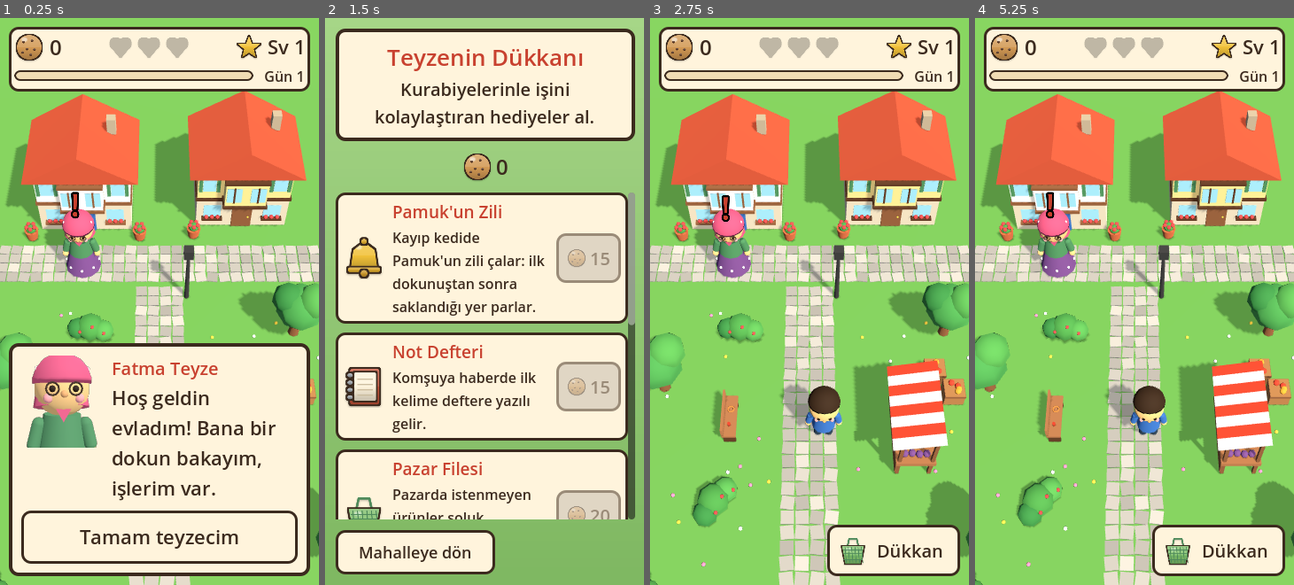
Above: before the commit, frames 1-4 (left to right).
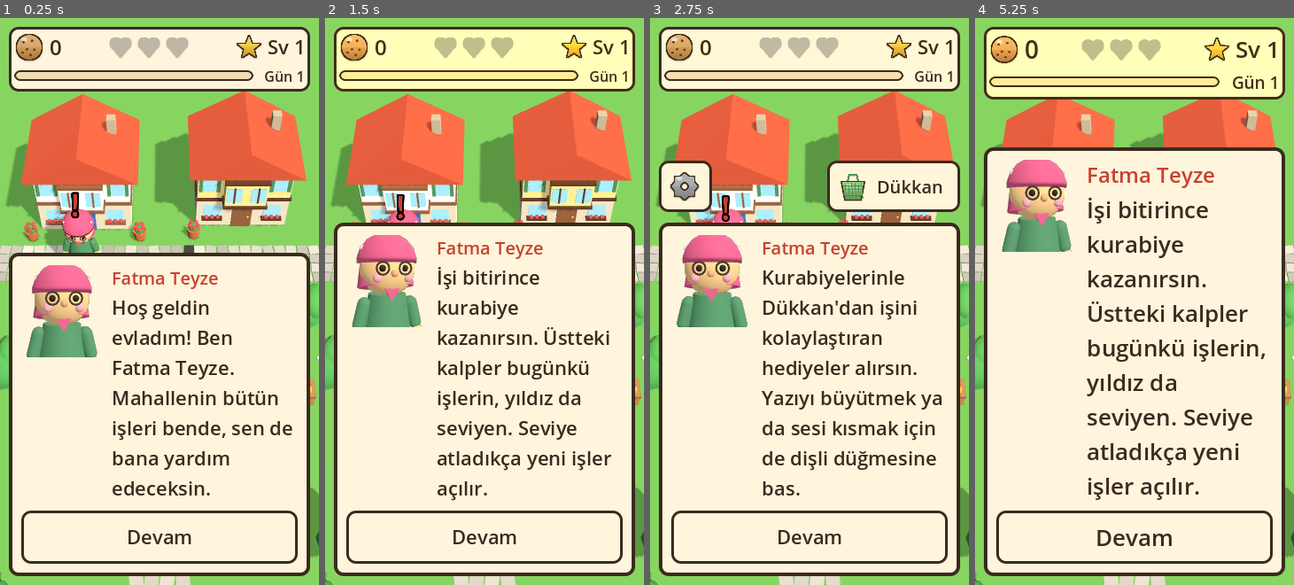
Above: after the commit, the same moments.

Repository: MaelStoorm/teyze-1
Game: Godot game, scene res://scenes/main.tscn
The game is run twice, just before and just after one commit, with the same random seed, the same clock (stepped at 60 frames per second) and the same inputs.
Inputs (mouse positions are in pixels of both pictures, inside the frame that each line leads up to):
- Up to frame 1 (0.25 s): no input
- Up to frame 2 (1.5 s): click (484, 539) at 0.5 s, where only the run before the commit has a clickable "Tamam teyzecim"; click (567, 550) at 1.25 s, where only the run before the commit has a clickable "Dükkan"
- Up to frame 3 (2.75 s): click (739, 550) at 2 s, where only the run before the commit has a clickable "Mahalleye dön"
- Up to frame 4 (5.25 s): click (1010, 188) at 2.77 s; click (1236, 125) at 3.5 s, where only the run after the commit has a clickable "Büyük"; click (1134, 539) at 4.25 s, where only the run after the commit has a clickable "Devam"; click (1134, 545) at 5 s, where only the run after the commit has a clickable "Devam"

The runs differ from the first frame. In frame 1, 21% of the frame differs, in the area x 2-98%, y 41-94%; in frame 2, 67%; in frame 3, 58%; in frame 4, 76%, in the area x 2-98%, y 2-99%.

Commit message:
İlk açılış rehberi ve ayarlar ekranı
- İlk açılışta Fatma Teyze 5 adımda oyunu anlatıyor, üst bilgi ve alt
  düğmeleri sırası gelince parlatıyor. Ayarlardan tekrar izlenebilir.
- Ayarlar: yazı boyutu (Normal/Büyük), ses efektleri, müzik, oyunu sıfırla
  (iki dokunuşla onay). Ayarlar kayda yazılıyor.
- Alt çubukta dişli (ayarlar) ve Dükkan düğmeleri.

Diff:
--- a/scripts/game_state.gd
+++ b/scripts/game_state.gd
@@ -26,6 +26,8 @@
 var errands_date := ""
 ## Kaç gündür üst üste gelindi.
 var streak := 0
+## Oyuncu ayarları: yazı boyutu çarpanı, ses, müzik, rehber görüldü mü.
+var settings := {"text": 1.0, "sound": true, "music": true, "tutorial": false}
 ## Henüz gösterilmemiş günlük hediye (kurabiye). Ana ekran gösterip sıfırlar.
 var daily_gift := 0
 
@@ -38,6 +40,11 @@
 		streak = 1
 		save_game()
 	check_new_day()
+
+
+func set_setting(key: String, value) -> void:
+	settings[key] = value
+	save_game()
 
 
 # --- takvim -----------------------------------------------------------------
@@ -204,6 +211,7 @@
 	cfg.set_value("gun", "yeni", fresh_unlocks)
 	cfg.set_value("gun", "tarih", errands_date)
 	cfg.set_value("oyuncu", "seri", streak)
+	cfg.set_value("ayarlar", "hepsi", settings)
 	cfg.save(SAVE_PATH)
 
 
@@ -220,6 +228,7 @@
 	fresh_unlocks = cfg.get_value("gun", "yeni", [])
 	errands_date = cfg.get_value("gun", "tarih", "")
 	streak = cfg.get_value("oyuncu", "seri", 0)
+	settings.merge(cfg.get_value("ayarlar", "hepsi", {}), true)
 
 
 func reset() -> void:
--- a/scripts/main.gd
+++ b/scripts/main.gd
@@ -9,6 +9,7 @@
 	"altin": preload("res://scripts/minigames/altin.gd"),
 }
 const SHOP := preload("res://scripts/minigames/shop.gd")
+const SETTINGS := preload("res://scripts/minigames/settings.gd")
 const TYPE_NAMES := {"pazar": "Pazar", "haber": "Komşuya Haber", "kedi": "Kayıp Kedi", "yemek": "Yemek", "altin": "Altın Günü"}
 
 var world: Mahalle3D
@@ -17,6 +18,10 @@
 var hud_level: Label
 var hud_xp: ProgressBar
 var shop_button: Button
+var settings_button: Button
+var bottom_bar: HBoxContainer
+var hud_panel: PanelContainer
+var tutorial_step := -1
 var level_note := ""
 var hud_hearts: HBoxContainer
 var dialog: PanelContainer
@@ -28,24 +33,38 @@
 
 
 func _ready() -> void:
+	UI.text_scale = GameState.settings["text"]
 	theme = UI.make_theme()
 	_build_world()
 	overlay = UI.page(self, 10)
 	_build_hud()
 	overlay.add_child(UI.spacer())
+	bottom_bar = HBoxContainer.new()
+	bottom_bar.mouse_filter = MOUSE_FILTER_IGNORE
+	settings_button = UI.button("", _open_settings, 20)
+	settings_button.icon = UI.tex("ayar")
+	settings_button.add_theme_constant_override("icon_max_width", 34)
+	settings_button.custom_minimum_size = Vector2(60, 56)
+	bottom_bar.add_child(settings_button)
+	var gap := Control.new()
+	gap.size_flags_horizontal = SIZE_EXPAND_FILL
+	gap.mouse_filter = MOUSE_FILTER_IGNORE
+	bottom_bar.add_child(gap)
 	shop_button = UI.button("Dükkan", _open_shop, 20)
 	shop_button.icon = UI.tex("file")
 	shop_button.add_theme_constant_override("icon_max_width", 34)
 	shop_button.custom_minimum_size = Vector2(150, 56)
-	shop_button.size_flags_horizontal = SIZE_SHRINK_END
-	overlay.add_child(shop_button)
+	bottom_bar.add_child(shop_button)
+	overlay.add_child(bottom_bar)
 	_build_dialog()
 	GameState.changed.connect(_refresh)
 	GameState.leveled_up.connect(_on_level_up)
-	Sfx.set_music(true)
-	_refresh()
-	if not _show_daily_gift() and GameState.done_count == 0 and GameState.day == 1:
-		_say("Hoş geldin evladım! Bana bir dokun bakayım, işlerim var.", [["Tamam teyzecim", _close_dialog]])
+	Sfx.set_music(GameState.settings["music"])
+	_refresh()
+	if not GameState.settings["tutorial"]:
+		_tutorial(0)
+	else:
+		_show_daily_gift()
 	var shots := _arg("--shots")
 	if shots != "":
 		_screenshot_tour(shots)
@@ -63,6 +82,7 @@
 
 func _build_hud() -> void:
 	var p := PanelContainer.new()
+	hud_panel = p
 	p.add_theme_stylebox_override("panel", UI.box(UI.CREAM, UI.INK, 3, 6))
 	var h := HBoxContainer.new()
 	h.add_theme_constant_override("separation", 6)
@@ -114,7 +134,7 @@
 		hud_hearts.add_child(heart)
 	world.bubble.visible = not GameState.is_day_over() and game == null
 	world.visible = game == null
-	shop_button.visible = game == null and not dialog.visible
+	bottom_bar.visible = game == null and not dialog.visible
 
 
 # --- teyze konuşma kutusu -------------------------------------------------------
@@ -156,7 +176,7 @@
 		b.size_flags_horizontal = SIZE_EXPAND_FILL
 		dialog_buttons.add_child(b)
 	dialog.visible = true
-	shop_button.visible = false
+	bottom_bar.visible = false
 
 
 func _close_dialog() -> void:
@@ -167,7 +187,7 @@
 # --- akış ----------------------------------------------------------------------
 
 func _on_teyze() -> void:
-	if busy or game != null:
+	if busy or game != null or tutorial_step >= 0:
 		return
 	busy = true
 	Sfx.play("tap")
@@ -207,6 +227,56 @@
 	back.size_flags_horizontal = SIZE_SHRINK_BEGIN
 	game.content.add_child(back)
 	_refresh()
+
+
+func _open_settings() -> void:
+	if game != null or busy:
+		return
+	_close_dialog()
+	game = SETTINGS.new().setup({})
+	game.show_tutorial.connect(func(): _quit_game(); _tutorial(0))
+	add_child(game)
+	game.content.add_child(UI.spacer())
+	var back := UI.button("Mahalleye dön", _quit_game, 18)
+	back.custom_minimum_size = Vector2(180, 48)
+	back.size_flags_horizontal = SIZE_SHRINK_BEGIN
+	game.content.add_child(back)
+	_refresh()
+
+
+# --- ilk açılış rehberi ------------------------------------------------------
+
+const TUTORIAL := [
+	["Hoş geldin evladım! Ben Fatma Teyze. Mahallenin bütün işleri bende, sen de bana yardım edeceksin.", ""],
+	["Bana dokununca sana bir iş veririm. Her iş birkaç dakika sürer. Acele yok, istediğin an bırakıp sonra devam edebilirsin.", ""],
+	["İşi bitirince kurabiye kazanırsın. Üstteki kalpler bugünkü işlerin, yıldız da seviyen. Seviye atladıkça yeni işler açılır.", "hud"],
+	["Kurabiyelerinle Dükkan'dan işini kolaylaştıran hediyeler alırsın. Yazıyı büyütmek ya da sesi kısmak için de dişli düğmesine bas.", "bar"],
+	["Her gün uğra, her gün yeni işler ve sana bir hediye olur. Haydi, şimdi bana bir dokun bakalım!", ""],
+]
+
+
+func _tutorial(step: int) -> void:
+	tutorial_step = step
+	if step >= TUTORIAL.size():
+		tutorial_step = -1
+		GameState.set_setting("tutorial", true)
+		GameState.daily_gift = 0
+		_close_dialog()
+		return
+	var last := step == TUTORIAL.size() - 1
+	_say(TUTORIAL[step][0], [["Tamam teyzecim" if last else "Devam", _tutorial.bind(step + 1)]])
+	match TUTORIAL[step][1]:
+		"hud":
+			_pulse(hud_panel)
+		"bar":
+			bottom_bar.visible = true
+			_pulse(bottom_bar)
+
+
+func _pulse(node: Control) -> void:
+	var tw := node.create_tween().set_loops(4)
+	tw.tween_property(node, "modulate", Color(1.25, 1.15, 0.7), 0.35)
+	tw.tween_property(node, "modulate", Color.WHITE, 0.35)
 
 
 func _quit_game() -> void:
@@ -271,7 +341,9 @@
 	GameState.xp = 125
 	GameState.kurabiye = 47
 	GameState.new_day(false)
-	_close_dialog()
+	_tutorial(3)
+	await _shot(dir, "1_rehber")
+	_tutorial(TUTORIAL.size())
 	await _shot(dir, "0_mahalle")
 	_on_teyze()
 	await get_tree().create_timer(0.8).timeout
@@ -295,6 +367,13 @@
 	_open_shop()
 	await _shot(dir, "4_dukkan")
 	_quit_game()
+	_open_settings()
+	await _shot(dir, "5_ayarlar")
+	_quit_game()
+	UI.text_scale = 1.2
+	_start_game("yemek", Errands.build({"type": "yemek", "seed": 3, "level": 5}))
+	await _shot(dir, "6_buyuk_yazi")
+	_quit_game()
 	get_tree().quit()
 
 
--- /dev/null
+++ b/scripts/minigames/settings.gd
@@ -0,0 +1,63 @@
+extends Minigame
+## Ayarlar: yazı boyutu, ses, müzik, rehber, sıfırlama.
+
+signal show_tutorial
+
+var reset_button: Button
+var reset_armed := false
+
+
+func build() -> void:
+	header("Ayarlar", "")
+	hint.visible = false
+	var box := VBoxContainer.new()
+	box.add_theme_constant_override("separation", 14)
+	content.add_child(box)
+
+	box.add_child(_row("Yazı boyutu", [["Normal", 1.0], ["Büyük", 1.2]], "text",
+		func(v): GameState.set_setting("text", v); get_tree().reload_current_scene()))
+	box.add_child(_row("Ses efektleri", [["Açık", true], ["Kapalı", false]], "sound",
+		func(v): GameState.set_setting("sound", v); Sfx.sound_on = v))
+	box.add_child(_row("Müzik", [["Açık", true], ["Kapalı", false]], "music",
+		func(v): GameState.set_setting("music", v); Sfx.set_music(v)))
+
+	box.add_child(UI.button("Rehberi tekrar göster", func(): show_tutorial.emit()))
+	reset_button = UI.button("Oyunu sıfırla", _reset, 20)
+	reset_button.add_theme_color_override("font_color", UI.ACCENT)
+	box.add_child(reset_button)
+
+
+## Bir başlık ve yan yana seçenek butonları; seçili olan yeşil çerçeveli.
+func _row(title: String, options: Array, key: String, apply: Callable) -> Control:
+	var p := PanelContainer.new()
+	p.add_theme_stylebox_override("panel", UI.box(UI.CREAM, UI.INK, 3, 8))
+	var h := HBoxContainer.new()
+	h.add_theme_constant_override("separation", 8)
+	var l := UI.label(title, 20, UI.ACCENT, true)
+	l.horizontal_alignment = HORIZONTAL_ALIGNMENT_LEFT
+	h.add_child(l)
+	var buttons: Array[Button] = []
+	for opt in options:
+		var b := UI.button(opt[0], func(): pass, 18)
+		b.custom_minimum_size = Vector2(92, 52)
+		buttons.append(b)
+		h.add_child(b)
+	var mark := func():
+		for i in buttons.size():
+			var on: bool = GameState.settings[key] == options[i][1]
+			buttons[i].add_theme_stylebox_override("normal", UI.box(Color("dff0d0") if on else UI.CREAM, UI.GOOD if on else UI.INK, 4 if on else 3))
+	for i in buttons.size():
+		buttons[i].pressed.connect(func(): apply.call(options[i][1]); mark.call())
+	mark.call()
+	p.add_child(h)
+	return p
+
+
+func _reset() -> void:
+	if not reset_armed:
+		reset_armed = true
+		reset_button.text = "Emin misin? Her şey silinir"
+		return
+	GameState.reset()
+	GameState.set_setting("tutorial", false)
+	get_tree().reload_current_scene()
--- a/scripts/sfx.gd
+++ b/scripts/sfx.gd
@@ -28,6 +28,8 @@
 	music.stream = m
 	music.volume_db = -9.0
 	add_child(music)
+	sound_on = GameState.settings["sound"]
+	music_on = GameState.settings["music"]
 
 
 func play(name: String, volume_db := 0.0, pitch := 1.0) -> void:
@@ -41,6 +43,7 @@
 	p.play()
 
 
+## Ayara göre müziği başlatır ya da durdurur.
 func set_music(on: bool) -> void:
 	music_on = on
 	if on and not music.playing:
--- a/scripts/ui.gd
+++ b/scripts/ui.gd
@@ -8,6 +8,8 @@
 const GOOD := Color("4f8a5b")
 
 static var _textures := {}
+## Ayarlardan gelen yazı boyutu çarpanı (1.0 normal, 1.2 büyük).
+static var text_scale := 1.0
 
 
 static func tex(name: String) -> Texture2D:
@@ -18,7 +20,7 @@
 
 static func make_theme() -> Theme:
 	var t := Theme.new()
-	t.default_font_size = 22
+	t.default_font_size = int(22 * text_scale)
 	t.set_color("font_color", "Label", INK)
 	for state in ["font_color", "font_hover_color", "font_pressed_color", "font_focus_color"]:
 		t.set_color(state, "Button", INK)
@@ -65,7 +67,7 @@
 		l.autowrap_mode = TextServer.AUTOWRAP_WORD_SMART
 		l.size_flags_horizontal = Control.SIZE_EXPAND_FILL
 	l.horizontal_alignment = HORIZONTAL_ALIGNMENT_CENTER
-	l.add_theme_font_size_override("font_size", size)
+	l.add_theme_font_size_override("font_size", int(size * text_scale))
 	l.add_theme_color_override("font_color", color)
 	return l
 
@@ -74,7 +76,7 @@
 	var b := Button.new()
 	b.text = text
 	b.custom_minimum_size = Vector2(0, 60)
-	b.add_theme_font_size_override("font_size", size)
+	b.add_theme_font_size_override("font_size", int(size * text_scale))
 	b.pressed.connect(func(): Sfx.play("tap", -4.0))
 	b.pressed.connect(on_press)
 	return b
@@ -95,6 +97,7 @@
 	s.size_flags_horizontal = Control.SIZE_SHRINK_CENTER
 	v.add_child(s)
 	var l := label(caption, 18)
+	l.add_theme_font_size_override("font_size", 18)  # resim zaten anlatıyor, taşmasın
 	l.mouse_filter = Control.MOUSE_FILTER_IGNORE
 	v.add_child(l)
 	b.add_child(v)
Binary file added: assets/icons/ayar.png
Not shown, added: assets/icons/ayar.png.import
Not shown, changed: tools/make_icons.py
